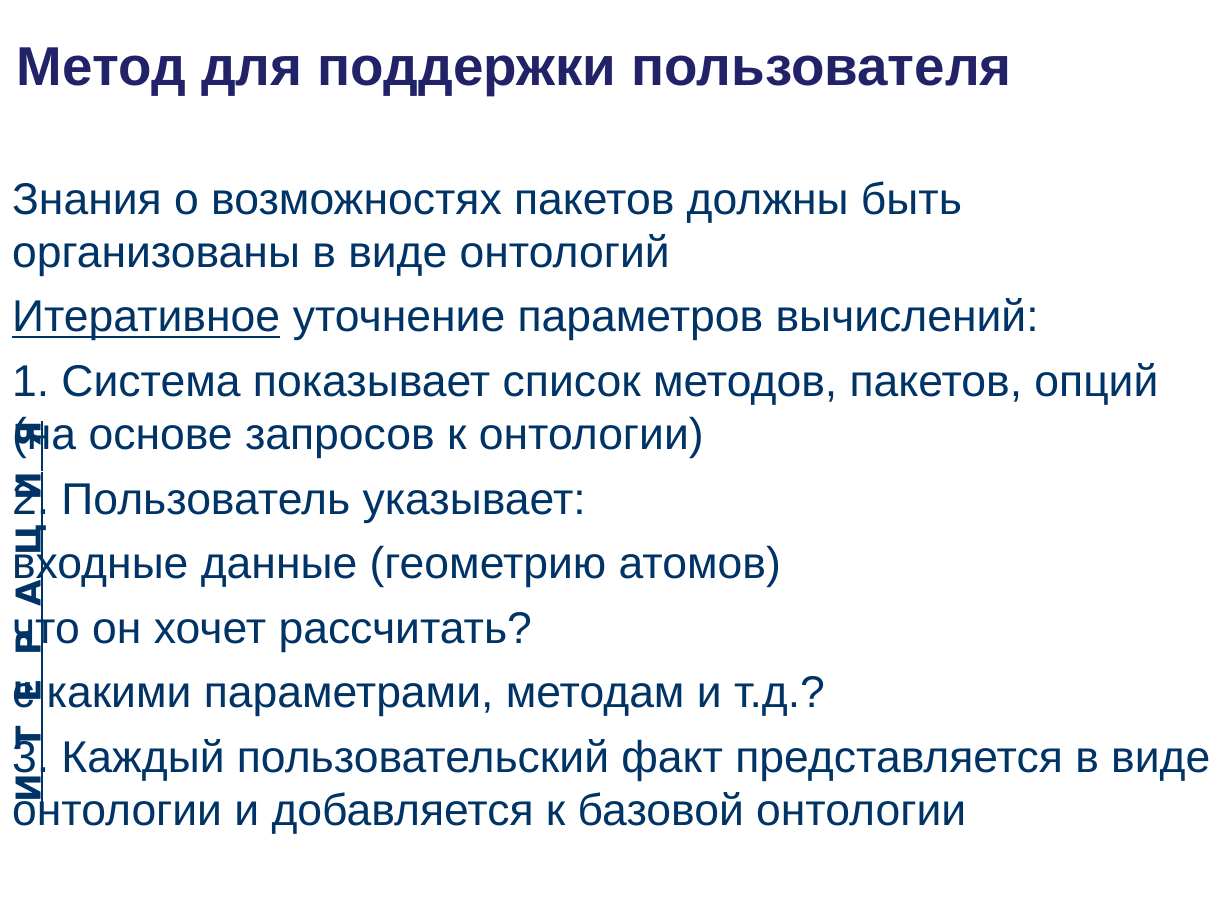
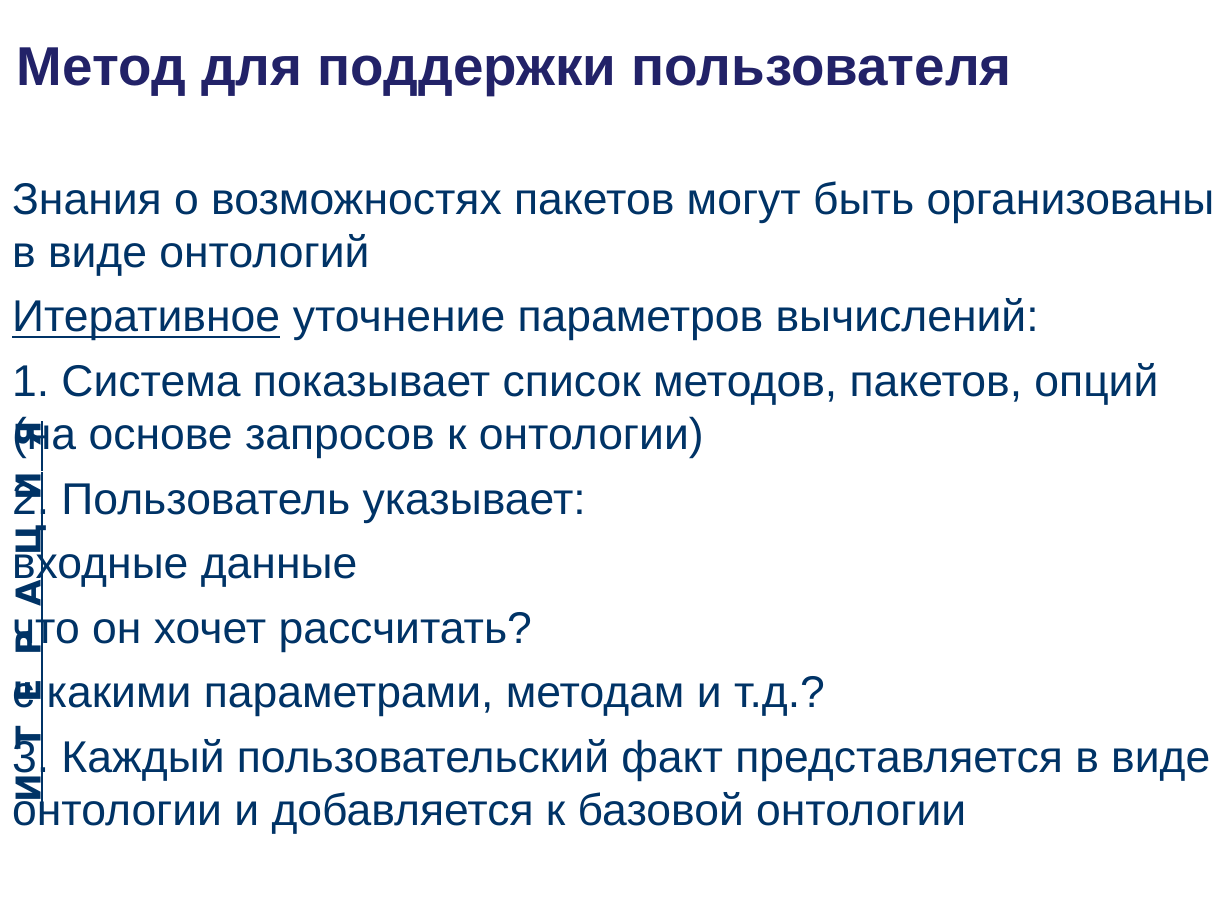
Before and after one commit to podtelkin/NII-NKT, a slide deck: slide 8 of master/master.ppt. Drawn at 1232x924 pixels with LibreOffice and Linux fonts; fonts in the diff are those of the drawing; background and template pictures are left out. Boxes give left, top, right and bottom in pixels: in the first picture for what was removed or moved away, otherwise in the second. Text is boxed around its words. In the diff, an @@ line names an element or a change of style, - is before the commit and + after.

```diff
--- a/master/master.ppt
+++ b/master/master.ppt
@@ text at (12,181,1215,276): text changed @@
-Знания о возможностях пакетов должны быть организованы в виде онтологий
+Знания о возможностях пакетов могут быть организованы в виде онтологий
@@ text at (12,543,358,587): text changed @@
-входные данные (геометрию атомов)
+входные данные
```
Also in this commit, not shown: 12 other slides changed, 1 slide added, 1 slide removed, 10 other files.
